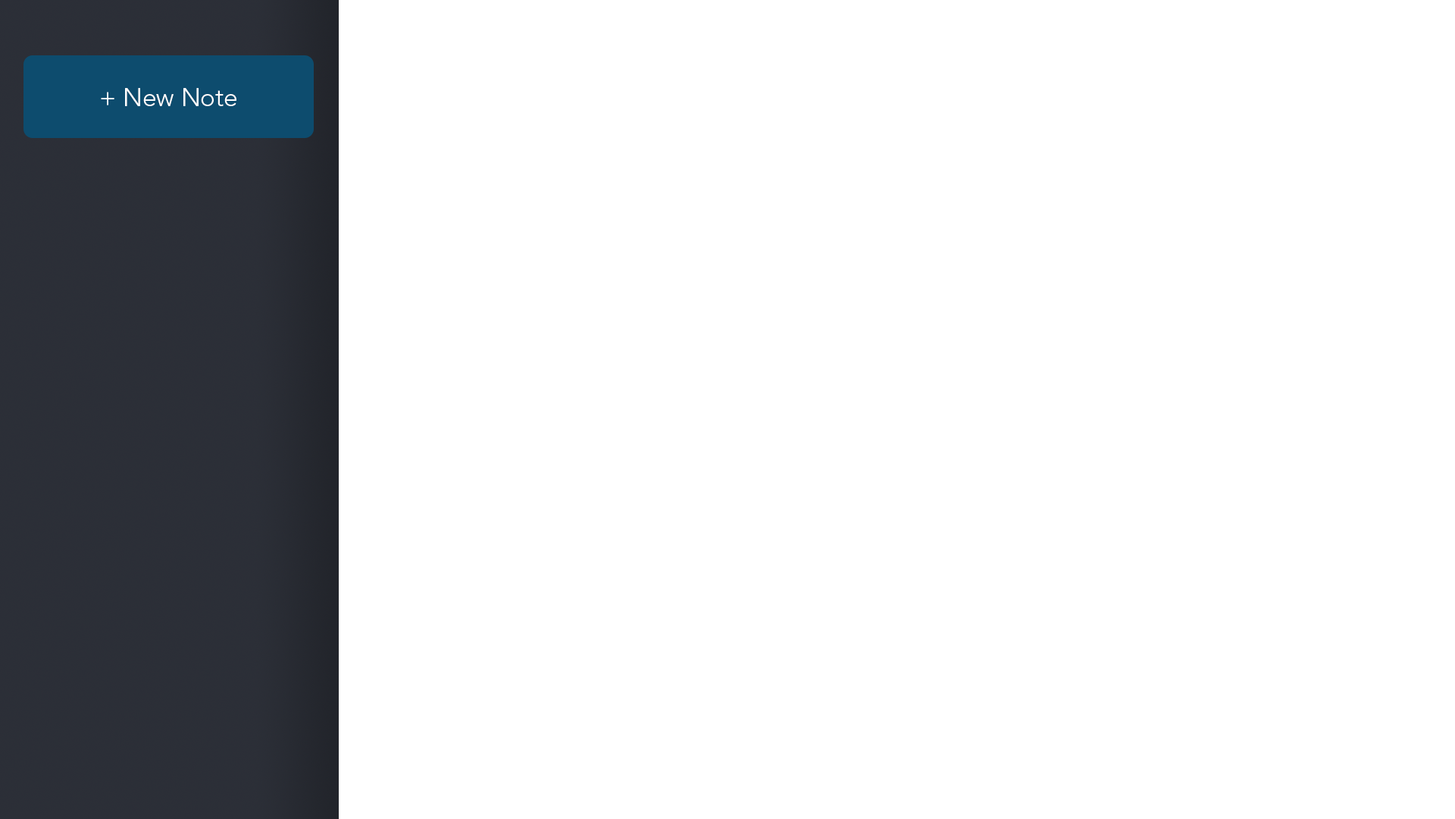
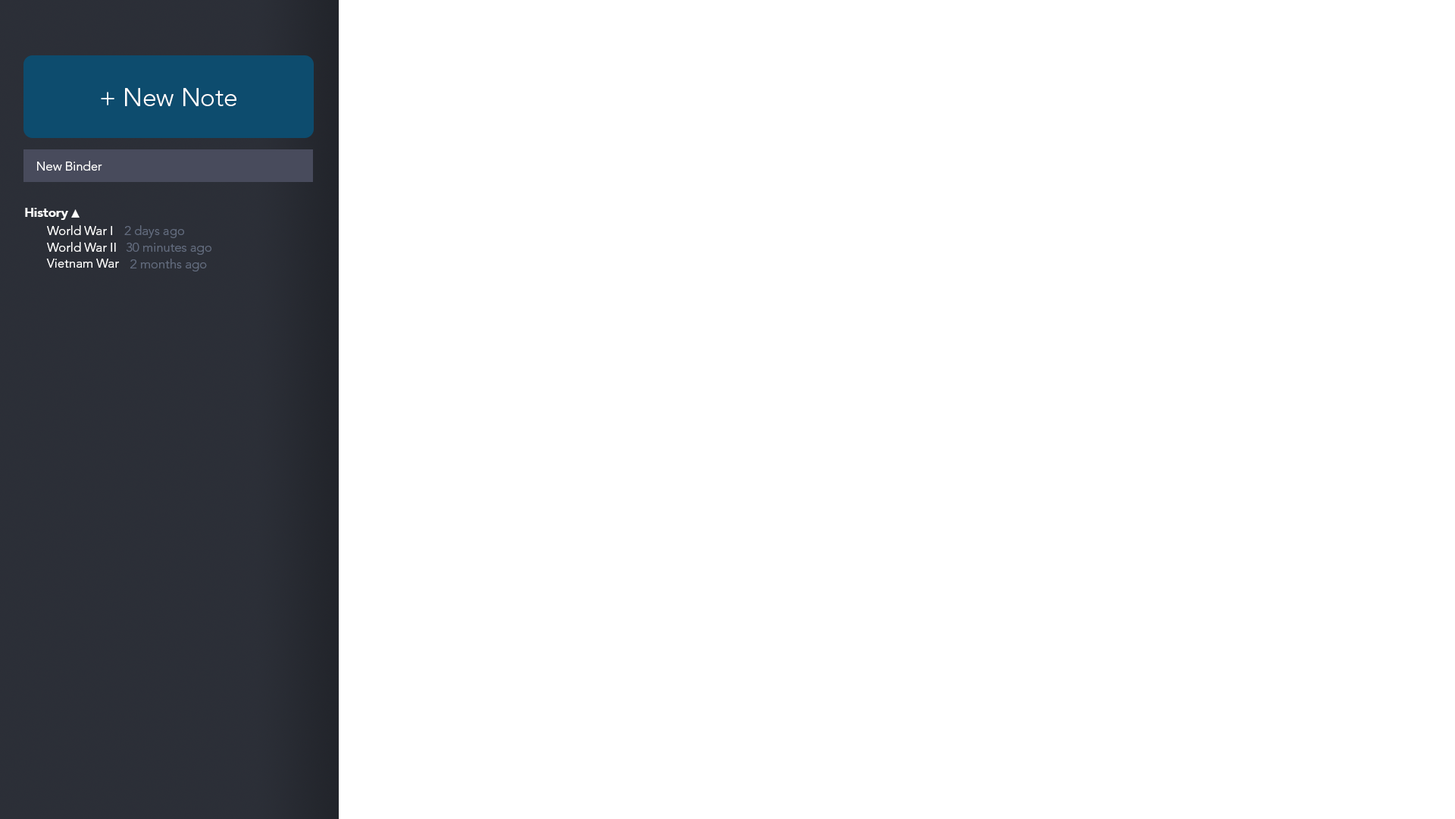
Layered file, before and after one edit (w=1455, h=819). Changes by layer:
added group "Notes" with 8 layers above "New Notebook" over [25,207,212,272]
added layer "2 months ago" in group "Notes" over [130,258,207,272]
added layer "30 minutes ago" in group "Notes" over [125,242,212,255]
added layer "2 days ago" in group "Notes" over [124,225,185,239]
added layer "Vietnam War" in group "Notes" over [46,258,120,268]
added layer "World War II" in group "Notes" over [46,241,116,252]
added layer "World War I" in group "Notes" over [46,225,113,235]
added layer "Triangle" in group "Notes" over [71,209,80,218]
added layer "History" in group "Notes" over [25,207,69,220]
added group "New Notebook" with 2 layers above "New Note" over [23,149,314,182]
added layer "New Binder" in group "New Notebook" over [37,160,103,171]
added layer "New Binder BKG" in group "New Notebook" over [23,149,314,182]
